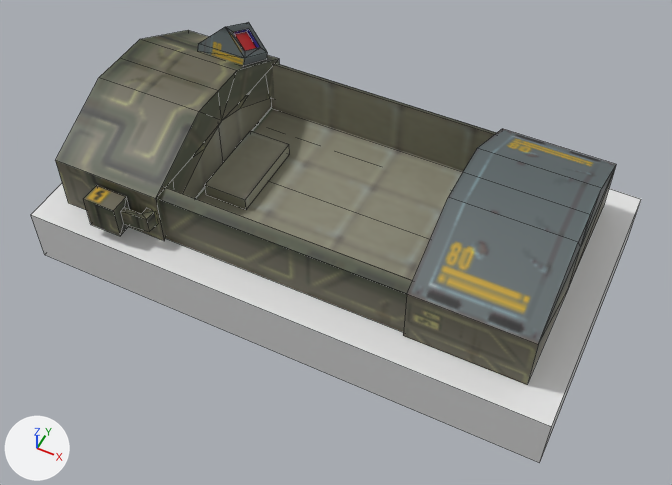
The Blender file project_files/cryobed-01.blend: old version first, new version second.
Both versions are drawn from a 50 mm camera at (2.95, -5.96, 7.5) aimed at (0.17, -0.38, 0.54). The lights are fixed; the arrows at lower left show +X, +Y and +Z. Mesh edges are drawn as thin lines.

Objects in the first picture: 'Cube', 'Cube.001', 'cryo_chamber-08.001', 'cryo_chamber-08.002', 'cryo_chamber-08.003', 'cryo_chamber-08.004', 'cryo_chamber-08.006', 'cryo_chamber-08.007', 'cryo_chamber-08.008'.
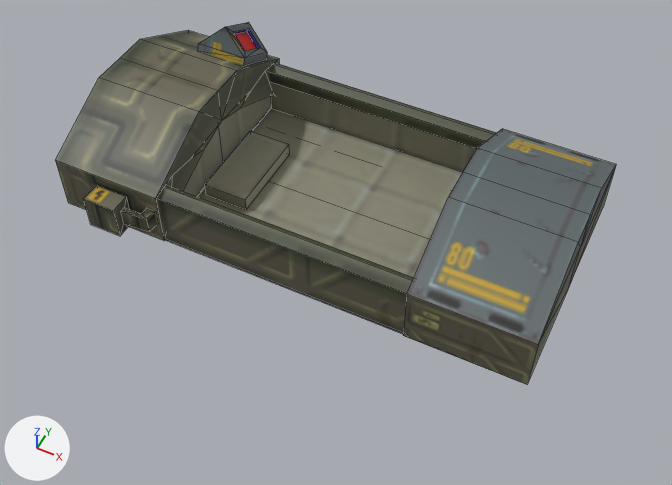
Commit message: * Tweak cryobed model add bar frame

What the commit changed:
me_cryo_chamber_08_001 is used by ob_cryo_chamber_08_001; location (0.625, 0.0, 0.625); rotation (-1.571, 1.571, 0.0), in degrees (-90, 90, 0).
Verts and faces of me_cryo_chamber_08_001; kept vertices keep their numbers, new ones are numbered from 12.
Before the commit, vertices of me_cryo_chamber_08_001: 6 (-0.63, 2.0, 1.06), 7 (-0.63, -1.15, 1.06), 8 (0.01, 2.0, 1.06) at pixel (271, 108), 9 (0.01, -1.15, 1.06).
me_cryo_chamber_08_001 had 12 vertices, 4 faces and spanned x -0.93..0.01, y -1.15..2.0, z 0.0..1.16.
me_cryo_chamber_08_001 now has 19 vertices, 6 faces and spans x -0.93..0.01, y -1.15..2.0, z 0.0..1.16.
Part 1, on me_cryo_chamber_08_001:
Vertices deleted: 9 (with the faces that use them).
New vertex 12 is at (-0.58, -1.15, 0.98).
New vertex 13 is at (-0.44, -1.15, 0.98).
New vertex 14 is at (-0.56, -1.15, 1.16).
New vertex 15 is at (-0.63, -1.15, 1.06).
New vertices 16 to 19 stand at vertices 12 to 15, in that order, plus (0.0, 3.15, 0.0).
New faces: (6, 7, 12, 16), (12, 13, 17, 16), (14, 18, 19, 15).
me_cryo_chamber_08_011 has 4 vertices, 1 face and spans x -0.63..-0.56, y -1.36..2.0, z 1.06..1.16.
me_cryo_chamber_08_011 is used by ob_cryo_chamber_08_008; location (0.625, 0.0, 0.625); rotation (-1.571, 1.571, 0.0), in degrees (-90, 90, 0).
Part 2, on me_cryo_chamber_08_011:
Vertex 0 of me_cryo_chamber_08_011 moves from (-0.56, 2.0, 1.16) to (-0.63, 2.0, 1.06).
Vertex 1 of me_cryo_chamber_08_011 moves from (-0.56, -1.36, 1.16) to (-0.63, -1.15, 1.06).
Vertex 2 of me_cryo_chamber_08_011 moves from (-0.63, 2.0, 1.06) to (0.01, 2.0, 1.06) at pixel (271, 108).
Vertex 3 of me_cryo_chamber_08_011 moves from (-0.63, -1.36, 1.06) to (0.01, -1.15, 1.06).
Object 'Cube.001' (ob_cube_001) is now hidden.

Where the change shows, as pixel boxes [x1, y1, x2, y2] in the pictures (672 x 485 px):
'cryo_chamber-08.001', reshaped
    before: [159, 64, 495, 332]
    after: [159, 64, 496, 332]
'Cube.001', hidden
    before: [31, 183, 641, 463]
'cryo_chamber-08.008', reshaped
    before: [159, 64, 496, 294]
    after: [271, 83, 477, 171]
part 1 of me_cryo_chamber_08_001, built on
    before: [271, 64, 495, 171]
    after: [159, 64, 496, 294]
